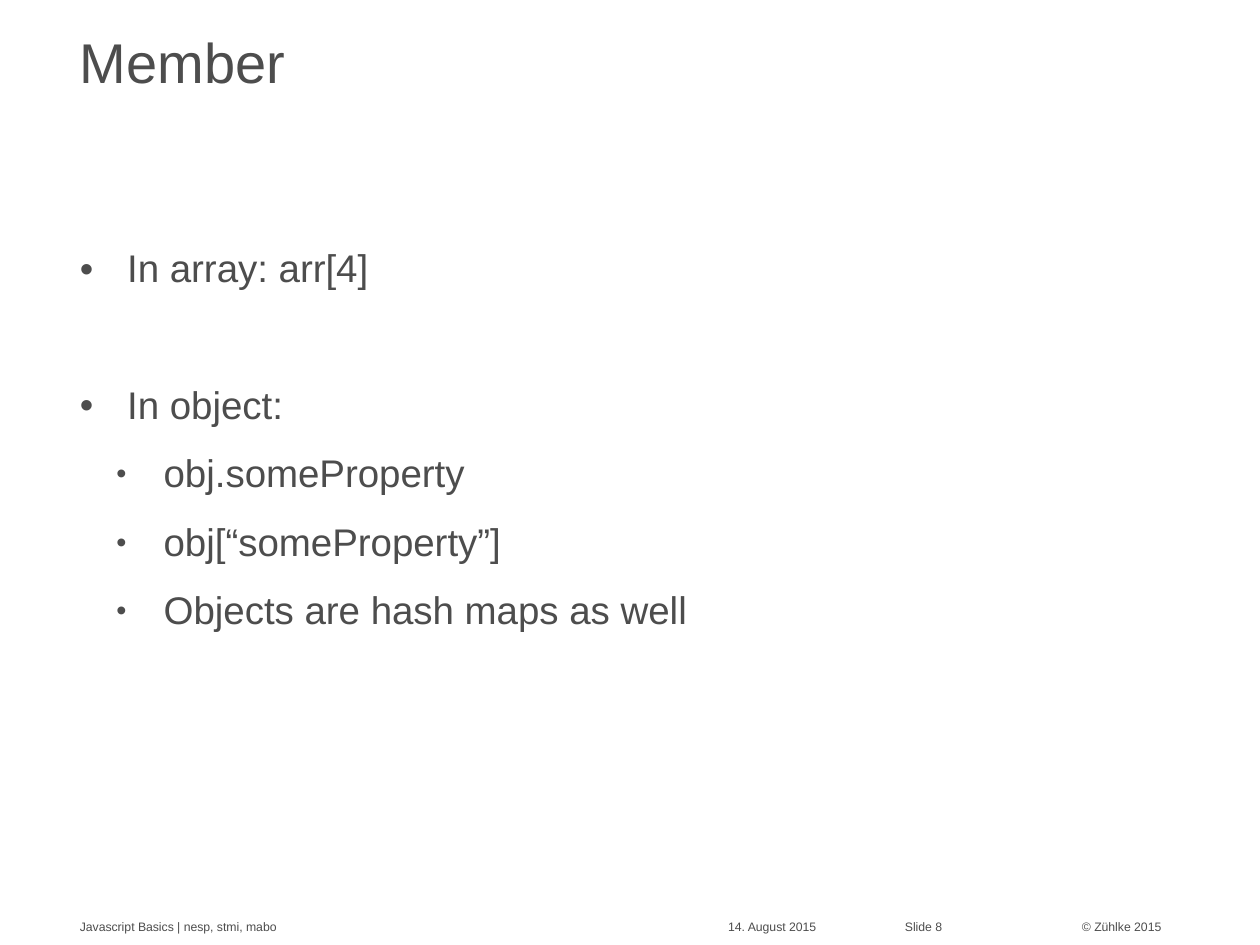
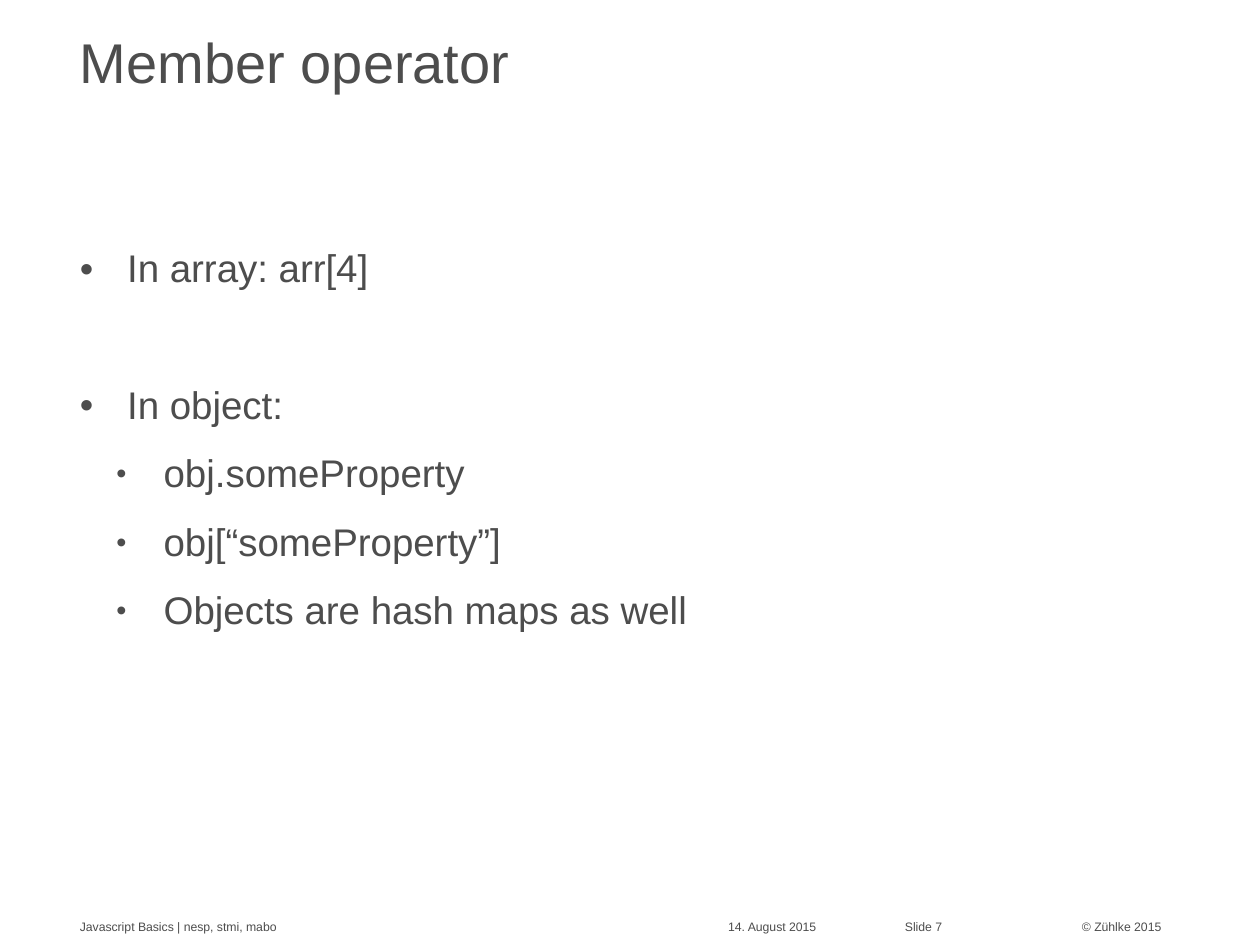
Before and after one commit to Zuehlke/security-onboarding, a slide deck: slide 7 of javascript_basics/Javascript Basics - basics.pptx (slide 8 before the commit). Drawn at 1260x945 pixels with LibreOffice and Linux fonts; fonts in the diff are those of the drawing. Boxes give left, top, right and bottom in pixels: in the first picture for what was removed or moved away, otherwise in the second. Text is boxed around its words. In the diff, an @@ line names an element or a change of style, - is before the commit and + after.

```diff
--- a/javascript_basics/Javascript Basics - basics.pptx
+++ b/javascript_basics/Javascript Basics - basics.pptx
@@ title at [80,42,510,93]: text changed @@
-Member
+Member operator
@@ page number at [905,922,942,931]: text changed @@
-Slide 8
+Slide 7
```
Also in this commit, not shown: 7 other slides changed, 1 slide added.
